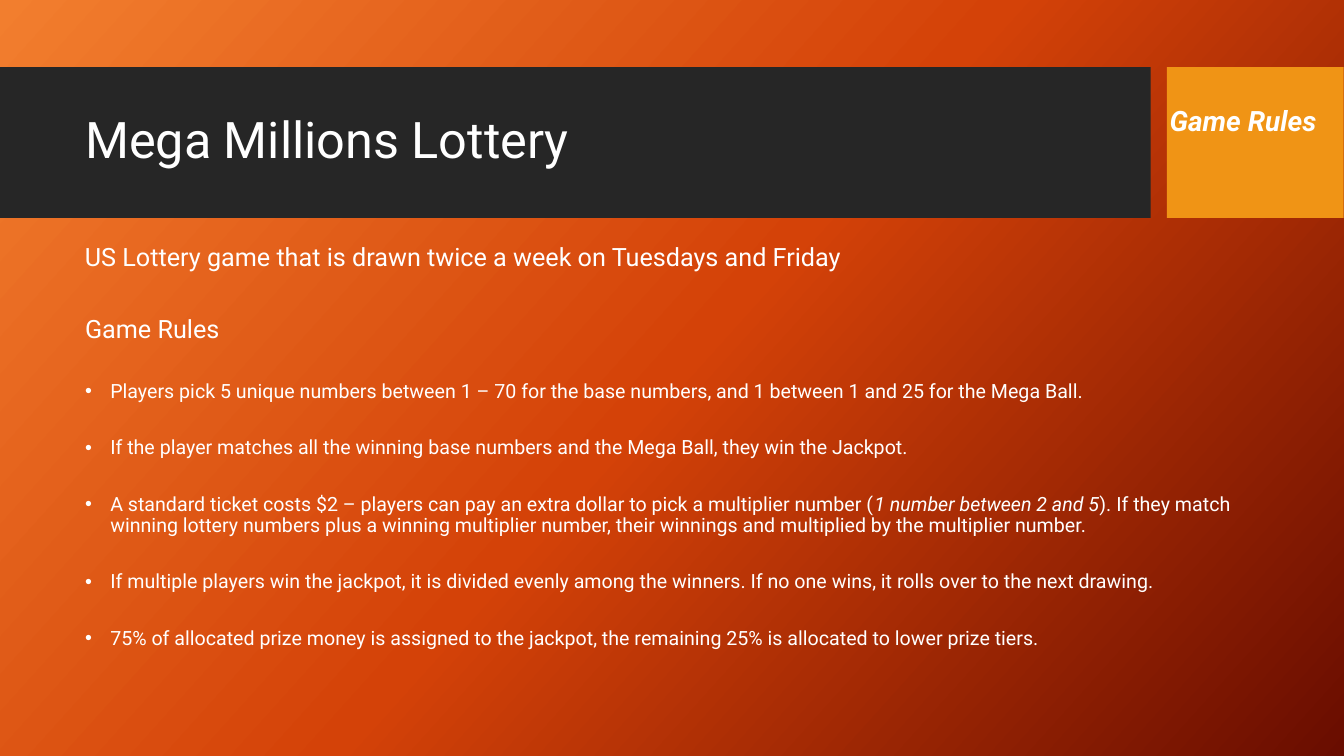
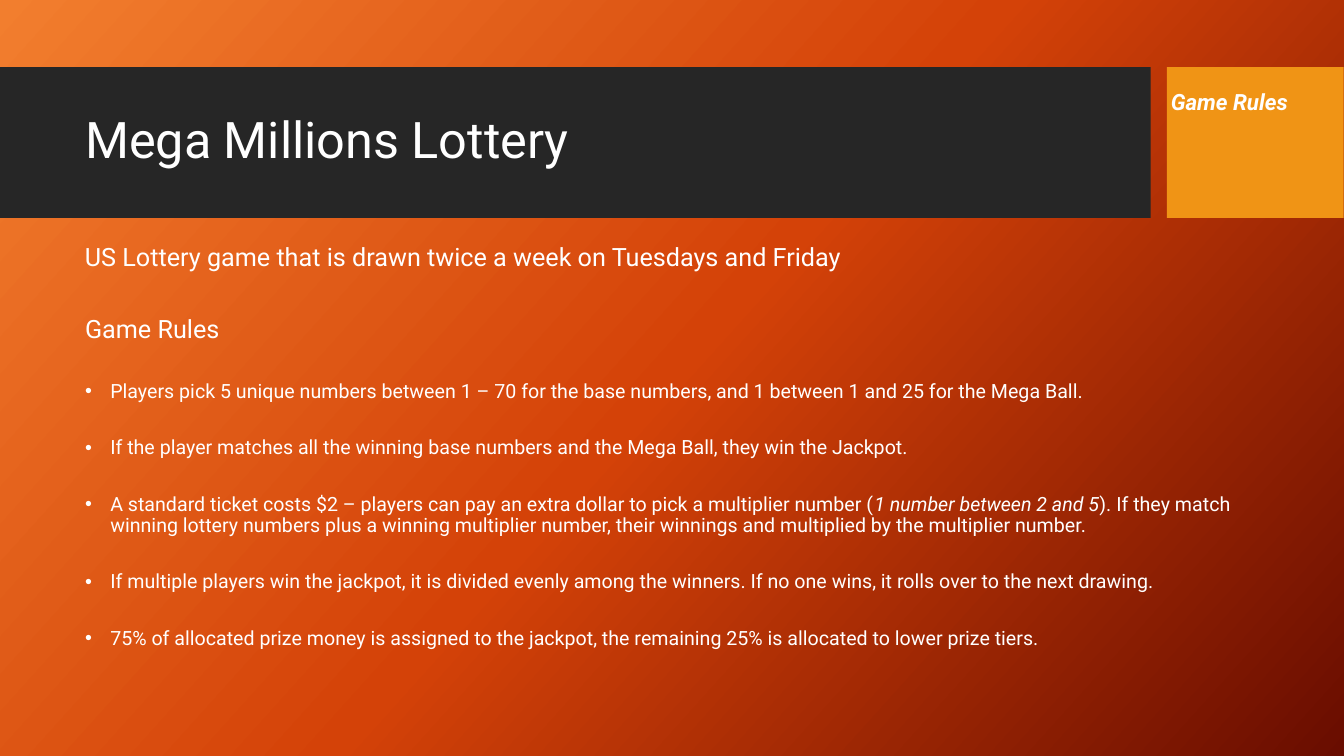
Before and after one commit to stephen-haslett/Data698ResearchProject, a slide deck: slide 3 of Presentation/StephenHaslett-Data698CapstoneProjectPresentation.pptx. Drawn at 1344x756 pixels with LibreOffice and Linux fonts; fonts in the diff are those of the drawing; background and template pictures are left out. Boxes give left, top, right and bottom in pixels: in the first picture for what was removed or moved away, otherwise in the second. Text is boxed around its words. In the diff, an @@ line names an element or a change of style, - is before the commit and + after.

```diff
--- a/Presentation/StephenHaslett-Data698CapstoneProjectPresentation.pptx
+++ b/Presentation/StephenHaslett-Data698CapstoneProjectPresentation.pptx
@@ text "Game Rules": place and size @@
-text "Game Rules" at [1170,110,1316,132]
+text "Game Rules" at [1171,93,1288,111]
@@ text "Game Rules" at [1171,93,1288,111]: size 20 to 16 pt @@
```
Also in this commit, not shown: 6 other slides changed, 5 slides added, 1 slide removed.
